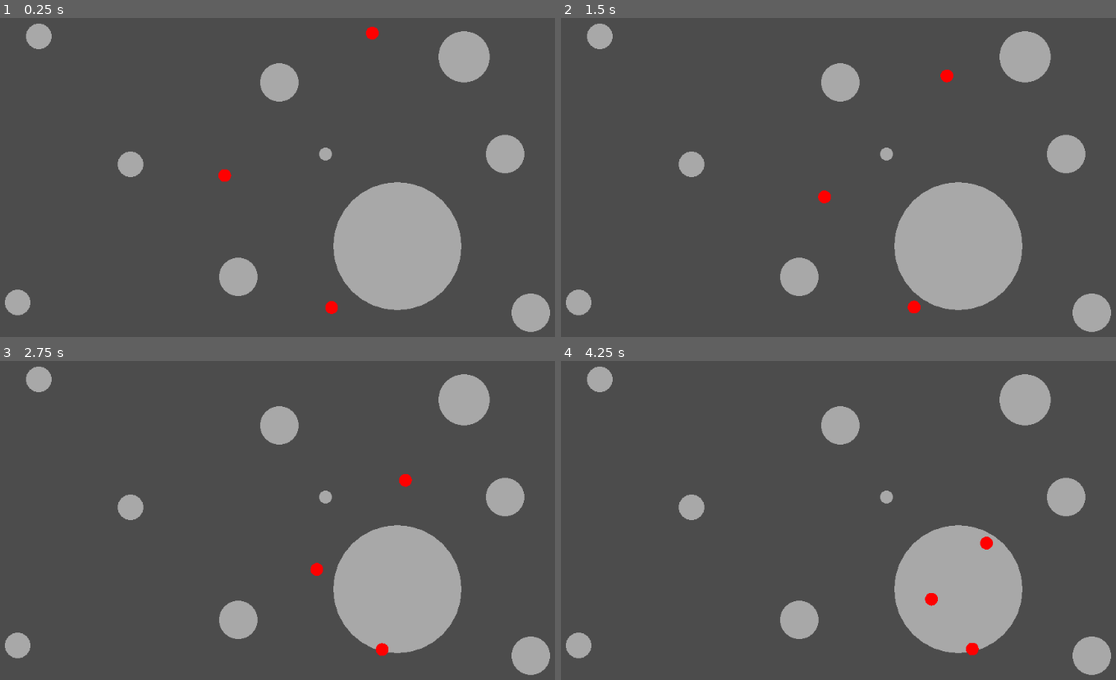
Above: before the commit, frames 1-4 (two rows, left to right).
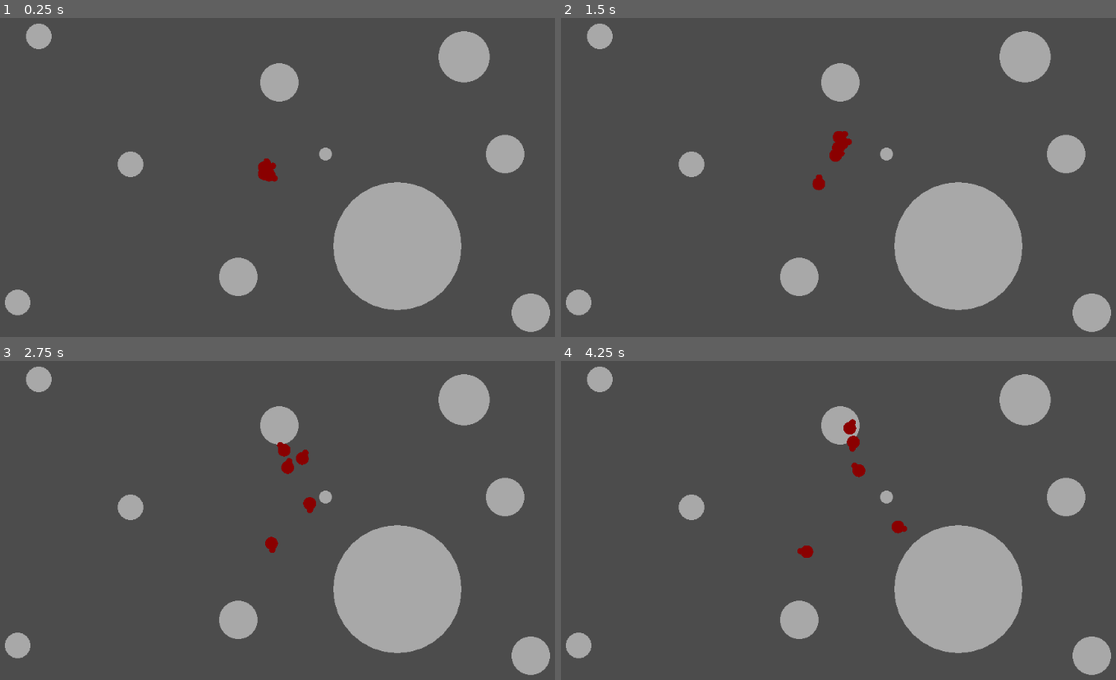
Above: after the commit, the same moments.

Repository: Nabiz/ZombieGameAI
Game: Godot game, scene res://Main.tscn
The game is run twice, just before and just after one commit, with the same random seed, the same clock (stepped at 60 frames per second) and the same inputs.
Inputs:
- Up to frame 1 (0.25 s): no input
- Up to frame 2 (1.5 s): no input
- Up to frame 3 (2.75 s): no input
- Up to frame 4 (4.25 s): no input

The runs differ from the first frame. In frame 1, 0.4% of the frame differs, in the area x 39-69%, y 2-93%; in frame 2, 0.6%; in frame 3, 0.7%, in the area x 47-75%, y 25-93%; in frame 4, 0.7%.

Commit message:
add basic steering bahaviors

Diff:
--- a/ZombieGame/Main.tscn
+++ b/ZombieGame/Main.tscn
@@ -46,10 +46,18 @@
 radius = 30
 
 [node name="Zombie" parent="." instance=ExtResource( 2 )]
-position = Vector2( 432, 296 )
+position = Vector2( 496, 296 )
+state = "pursuit"
 
 [node name="Zombie2" parent="." instance=ExtResource( 2 )]
-position = Vector2( 600, 504 )
+position = Vector2( 496, 296 )
 
 [node name="Zombie3" parent="." instance=ExtResource( 2 )]
-position = Vector2( 664, 72 )
+position = Vector2( 496, 296 )
+
+[node name="Zombie4" parent="." instance=ExtResource( 2 )]
+position = Vector2( 496, 296 )
+
+[node name="Zombie5" parent="." instance=ExtResource( 2 )]
+position = Vector2( 496, 296 )
+rotation = -2.0769
--- a/ZombieGame/SteeringBehaviors.gd
+++ b/ZombieGame/SteeringBehaviors.gd
@@ -3,13 +3,15 @@
 class_name SteeringBehaviors
 
 var zombie
+var rng
 
 func _init(new_zombie) -> void:
+	rng = RandomNumberGenerator.new()
+	rng.randomize()
 	zombie = new_zombie
 
 func calculate() -> Vector2:
-	return arrive(Vector2(800, 500), Deceleration.normal)
-
+	return wander()
 
 #SEEK
 func seek(target_position: Vector2) -> Vector2:
@@ -28,12 +30,40 @@
 #ARIVE
 enum Deceleration {slow = 5, normal = 2, fast = 1}
 const deceleration_tweaker: float = 2.0
-func arrive(target_position: Vector2, deceleration: int):
-	var vec_to_target: Vector2 = target_position - zombie.position
-	var distance = vec_to_target.length()
+func arrive(target_position: Vector2, deceleration: int) -> Vector2:
+	var to_target: Vector2 = target_position - zombie.position
+	var distance = to_target.length()
 	if distance > 0:
 		var speed: float = distance / (deceleration * deceleration_tweaker)
 		speed = min(speed, zombie.max_speed)
-		var desired_velocity: Vector2 = vec_to_target * speed / distance
+		var desired_velocity: Vector2 = to_target * speed / distance
 		return desired_velocity - zombie.velocity
 	return Vector2.ZERO
+
+#PURSUIT
+func pursuit(evader) -> Vector2:
+	var to_evader: Vector2 = evader.position - zombie.position
+	var relative_heading: float = zombie.heading.dot(evader.heading)
+	if to_evader.dot(zombie.heading) > 0 and relative_heading < -0.95:
+		return seek(evader.position)
+	var look_ahead_time: float = to_evader.length() / (zombie.max_speed + evader.velocity.length())
+	return seek(evader.position + evader.velocity * look_ahead_time)
+
+#EVADE
+func evade(pursuer) -> Vector2:
+	var to_pursuer = pursuer.position - zombie.position
+	var look_ahead_time = to_pursuer.length() / (zombie.max_speed + pursuer.velocity.length())
+	return flee(pursuer.position + pursuer.velocity * look_ahead_time)
+
+#WANDER
+var wander_radius: float = 300
+var wander_distance: float = 500
+var wander_jitter: float = 200
+var wander_target: Vector2 = Vector2.ZERO
+
+func wander() -> Vector2:
+	wander_target += Vector2(rng.randf_range(-1.0, 1.0) * wander_jitter, rng.randf_range(-1.0, 1.0) * wander_jitter)
+	wander_target = wander_target.normalized() * wander_radius
+	var target_local: Vector2 = wander_target + Vector2(wander_distance, 0)
+	var target_world = target_local.rotated(zombie.rotation) + zombie.position
+	return target_world - zombie.position
--- a/ZombieGame/Zombie.gd
+++ b/ZombieGame/Zombie.gd
@@ -3,18 +3,36 @@
 
 var radius: int
 var velocity: Vector2
+var heading: Vector2
+var side: Vector2
 var steering: SteeringBehaviors
 var max_speed: float
 
+export var state = "seek"
+
 func _ready() -> void:
-	max_speed = 100
+	max_speed = 50
 	radius = 10
 	steering = SteeringBehaviors.new(self)
+	heading = Vector2.RIGHT
+	side = heading.rotated(PI/2)
 
 func _physics_process(delta) -> void:
-	velocity += steering.calculate() * delta
+	match state:
+		"seek":
+			velocity += steering.calculate() * delta
+		"pursuit":
+			velocity += steering.pursuit(get_parent().get_node("Zombie2")) * delta
+		"evade":
+			velocity += steering.evade(get_parent().get_node("Zombie3")) * delta
+
 	velocity = velocity.clamped(max_speed)
 	position += velocity * delta
+	if velocity.length_squared() > 50:
+		heading = velocity.normalized()
+		side = heading.rotated(PI/2)
+		rotation = heading.angle()
 
 func _draw() -> void:
-	draw_circle(Vector2.ZERO, radius, Color.red)
+	draw_circle(Vector2.ZERO, radius, Color.darkred)
+	draw_circle(radius*Vector2.RIGHT, 5, Color.darkred)
